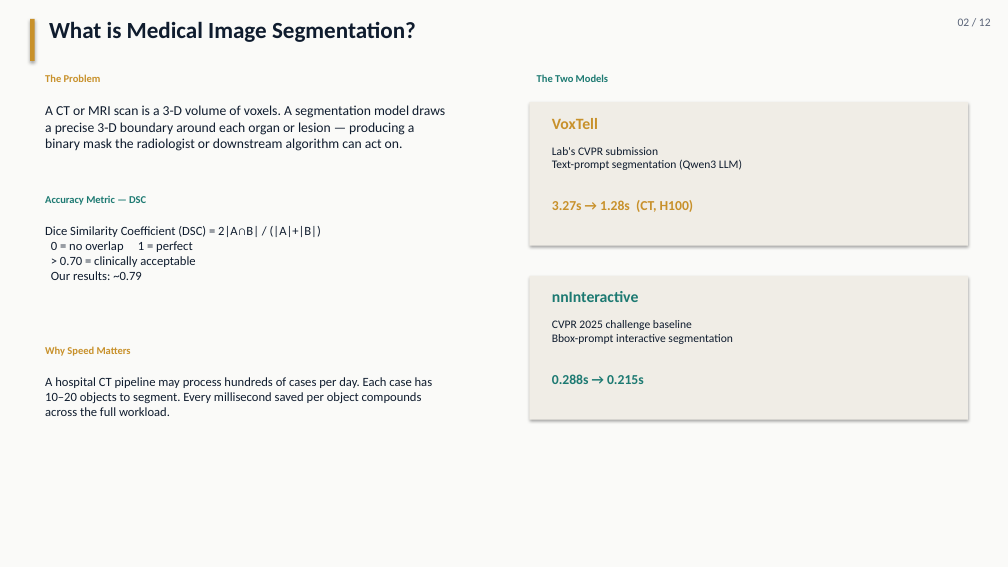
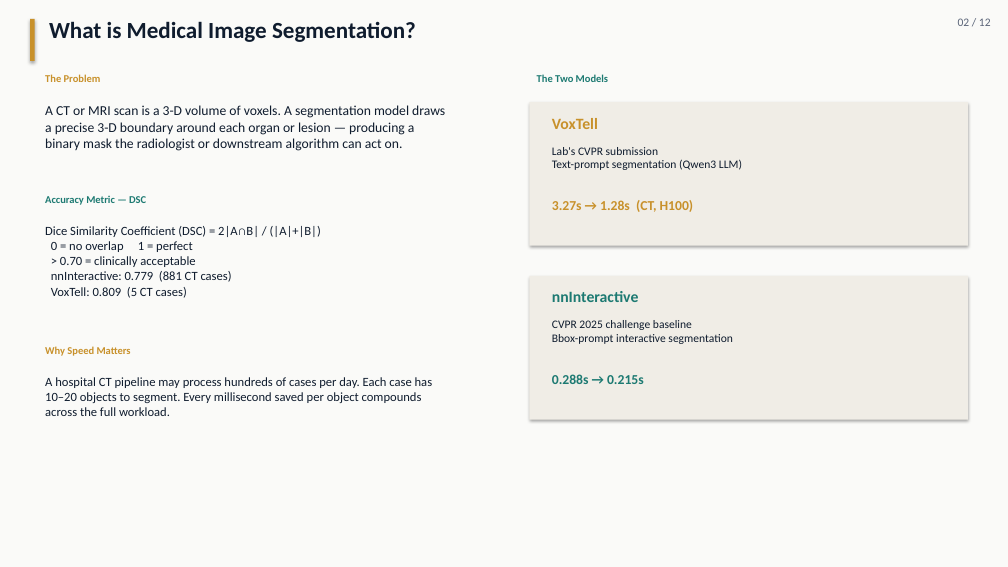
Before and after one commit to pentaexe/VoxTell-main, a slide deck: slide 2 of slides.pptx. Drawn at 1008x567 pixels with LibreOffice and Linux fonts; fonts in the diff are those of the drawing. Boxes give left, top, right and bottom in pixels: in the first picture for what was removed or moved away, otherwise in the second. Text is boxed around its words. In the diff, an @@ line names an element or a change of style, - is before the commit and + after.

```diff
--- a/slides.pptx
+++ b/slides.pptx
@@ text at (x1=45, y1=226, x2=321, y2=298): text changed @@
-Dice Similarity Coefficient (DSC) = 2|A∩B| / (|A|+|B|)
-0 = no overlap 1 = perfect
-> 0.70 = clinically acceptable
-Our results: ~0.79
+Dice Similarity Coefficient (DSC) = 2|A∩B| / (|A|+|B|)
+0 = no overlap 1 = perfect
+> 0.70 = clinically acceptable
+nnInteractive: 0.779 (881 CT cases)
+VoxTell: 0.809 (5 CT cases)
```
Also in this commit, not shown: 3 other slides changed, 1 other file.
